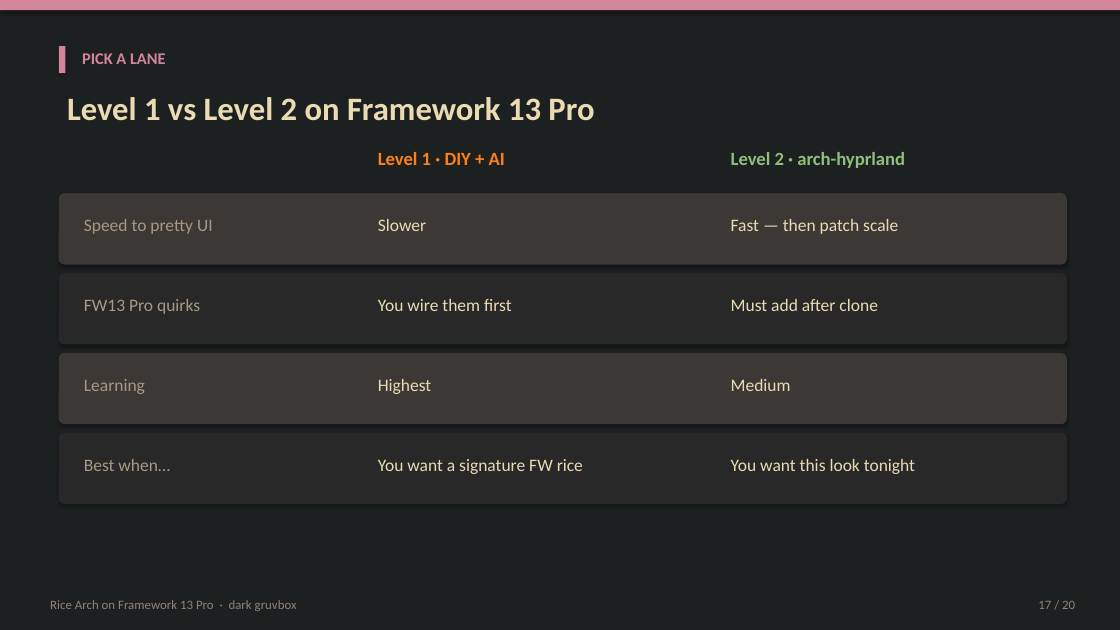
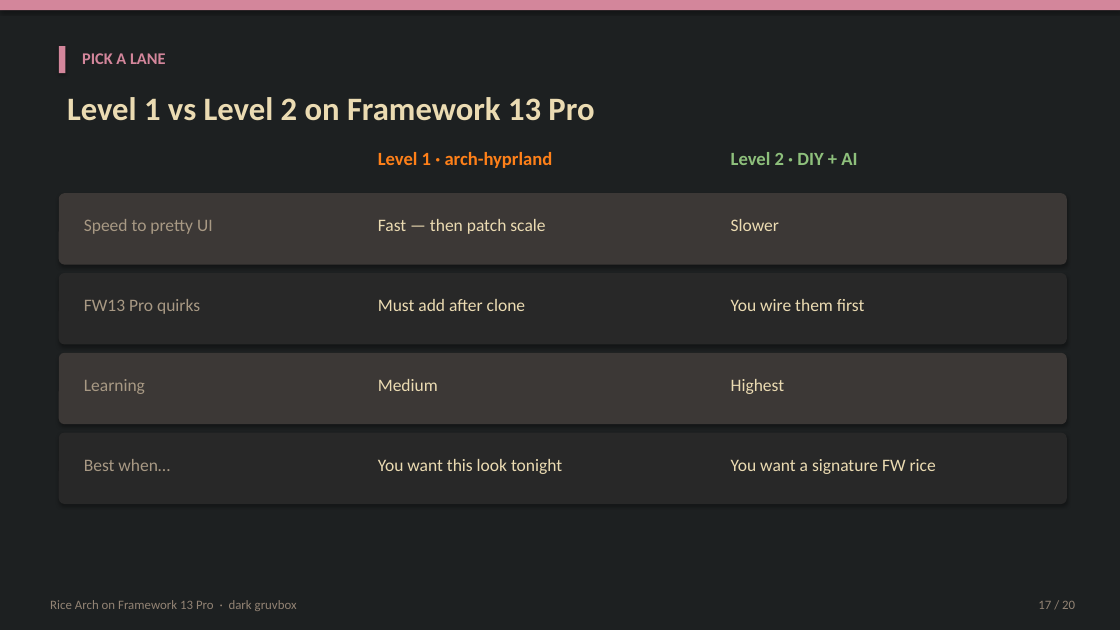
Before and after one commit to WaffleStudioGit/PCPhone, a slide deck: slide 17 of download/How-to-Rice-Arch.pptx. Drawn at 1120x630 pixels with LibreOffice and Linux fonts; fonts in the diff are those of the drawing. Boxes give left, top, right and bottom in pixels: in the first picture for what was removed or moved away, otherwise in the second. Text is boxed around its words. In the diff, an @@ line names an element or a change of style, - is before the commit and + after.

```diff
--- a/download/How-to-Rice-Arch.pptx
+++ b/download/How-to-Rice-Arch.pptx
@@ text at bbox=[378, 152, 553, 168]: text changed @@
-Level 1 · DIY + AI
+Level 1 · arch-hyprland
@@ text at bbox=[731, 152, 857, 165]: text changed @@
-Level 2 · arch-hyprland
+Level 2 · DIY + AI
@@ text at bbox=[378, 219, 545, 234]: text changed @@
-Slower
+Fast — then patch scale
@@ text at bbox=[731, 219, 779, 231]: text changed @@
-Fast — then patch scale
+Slower
@@ text at bbox=[378, 299, 525, 311]: text changed @@
-You wire them first
+Must add after clone
@@ text at bbox=[731, 299, 865, 311]: text changed @@
-Must add after clone
+You wire them first
@@ text at bbox=[378, 379, 438, 391]: text changed @@
-Highest
+Medium
@@ text at bbox=[731, 379, 784, 394]: text changed @@
-Medium
+Highest
@@ text at bbox=[378, 459, 562, 474]: text changed @@
-You want a signature FW rice
+You want this look tonight
@@ text at bbox=[731, 459, 936, 474]: text changed @@
-You want this look tonight
+You want a signature FW rice
```
Also in this commit, not shown: 15 other slides changed, 3 other files.
